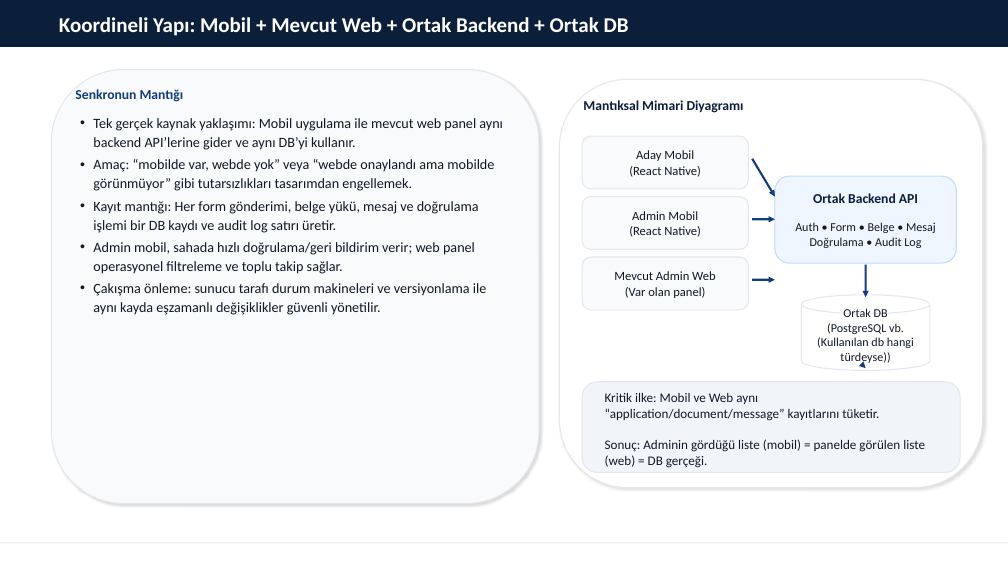
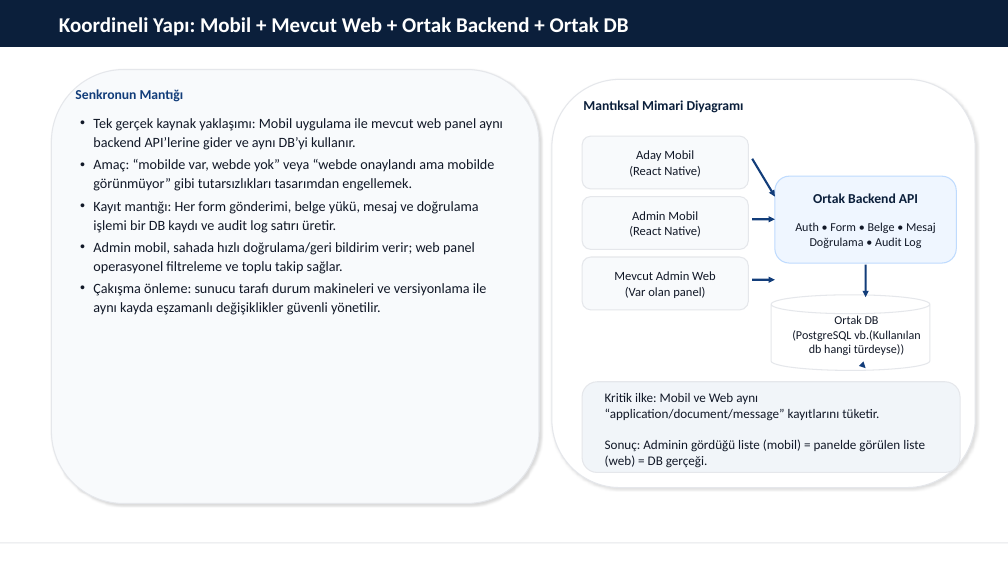
Before and after one commit to tunayalc/innoder, a slide deck: slide 5 of Mobil_Uygulama.pptx. Drawn at 1008x567 pixels with LibreOffice and Linux fonts; fonts in the diff are those of the drawing. Boxes give left, top, right and bottom in pixels: in the first picture for what was removed or moved away, otherwise in the second. Text is boxed around its words. In the diff, an @@ line names an element or a change of style, - is before the commit and + after.

```diff
--- a/Mobil_Uygulama.pptx
+++ b/Mobil_Uygulama.pptx
@@ rounded rectangle: place and size @@
-rounded rectangle at [560,79,983,488]
+rounded rectangle at [552,79,975,488]
@@ cylinder: place and size @@
-cylinder at [802,295,930,371]
+cylinder at [771,295,930,371]
@@ text "Ortak DB" rewrapped from [817,308,914,365] to [792,315,920,355] @@
```
Also in this commit, not shown: 4 other slides changed, 40 other files.
